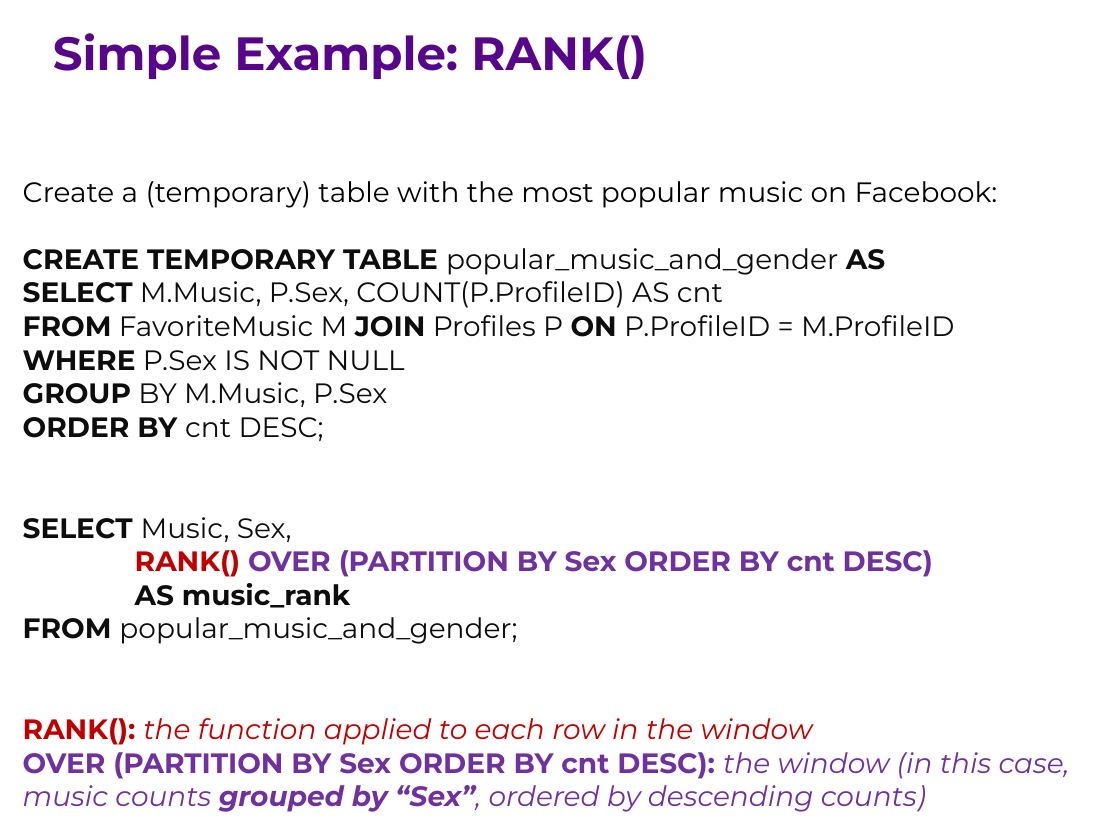
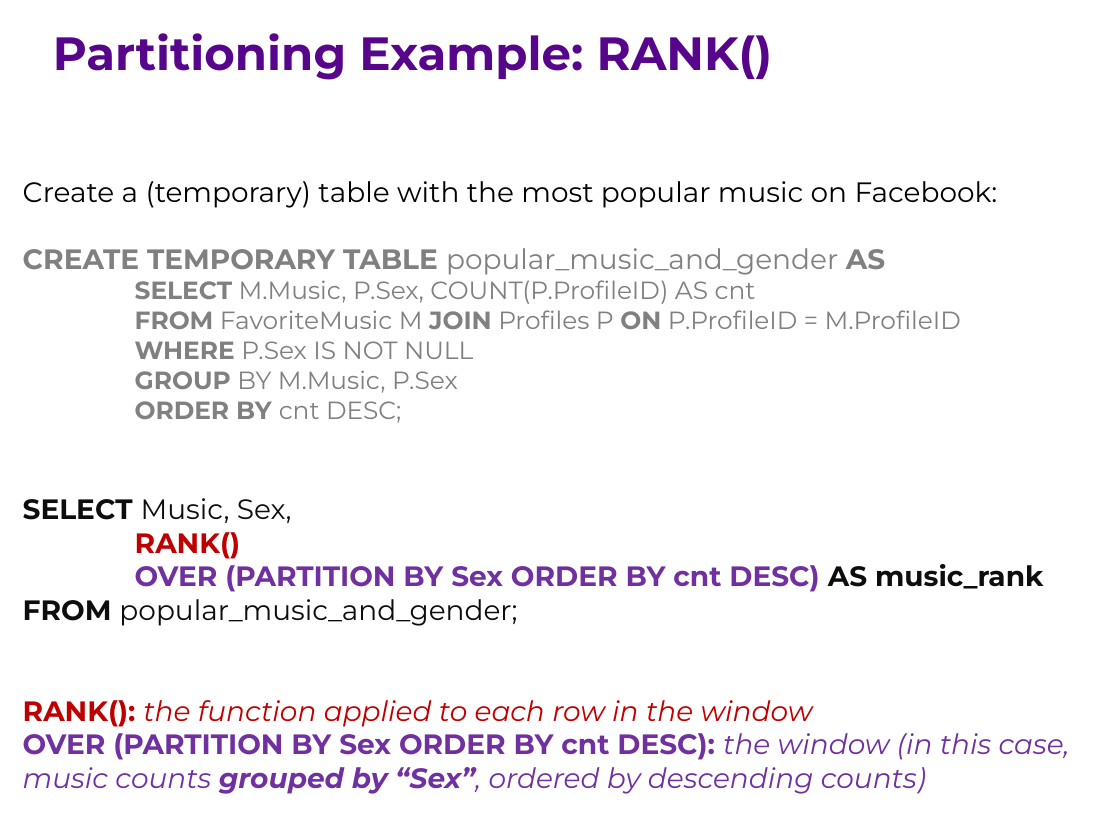
Before and after one commit to ipeirotis/introduction-to-databases, a slide deck: slide 9 of session7/G-Window_queries.pptx (slide 5 before the commit). Drawn at 1120x840 pixels with LibreOffice and Linux fonts; fonts in the diff are those of the drawing. Boxes give left, top, right and bottom in pixels: in the first picture for what was removed or moved away, otherwise in the second. Text is boxed around its words. In the diff, an @@ line names an element or a change of style, - is before the commit and + after.

```diff
--- a/session7/G-Window_queries.pptx
+++ b/session7/G-Window_queries.pptx
@@ text at <box>53,33,773,80</box>: text changed @@
-Simple Example: RANK()
+Partitioning Example: RANK()
@@ text at <box>23,248,961,423</box>: text colour #0D0D0D to #808080 in "CREATE TEMPORARY TABLE popular_music_and_gender AS", "SELECT M.Music, P.Sex, COUNT(P.ProfileID) AS cnt", "FROM FavoriteMusic M JOIN Profiles P ON ...", "WHERE P.Sex IS NOT NULL" and 2 more places; size 18 to 16 pt in "SELECT M.Music, P.Sex, COUNT(P.ProfileID) AS cnt", "FROM FavoriteMusic M JOIN Profiles P ON ...", "WHERE P.Sex IS NOT NULL", "GROUP BY M.Music, P.Sex" and 1 more places @@
@@ text at <box>135,532,1044,592</box>: spaces changed @@
-RANK() OVER (PARTITION BY Sex ORDER BY cnt DESC)
-AS music_rank
+RANK()
+OVER (PARTITION BY Sex ORDER BY cnt DESC) AS music_rank
```
Also in this commit, not shown: 2 other slides changed, 7 slides added.
